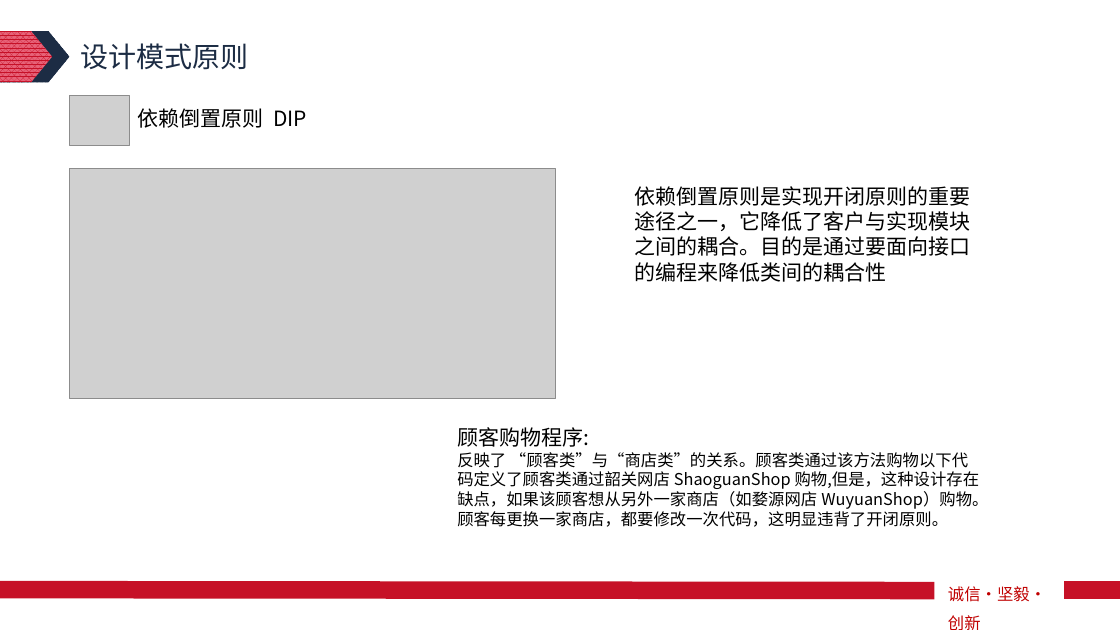
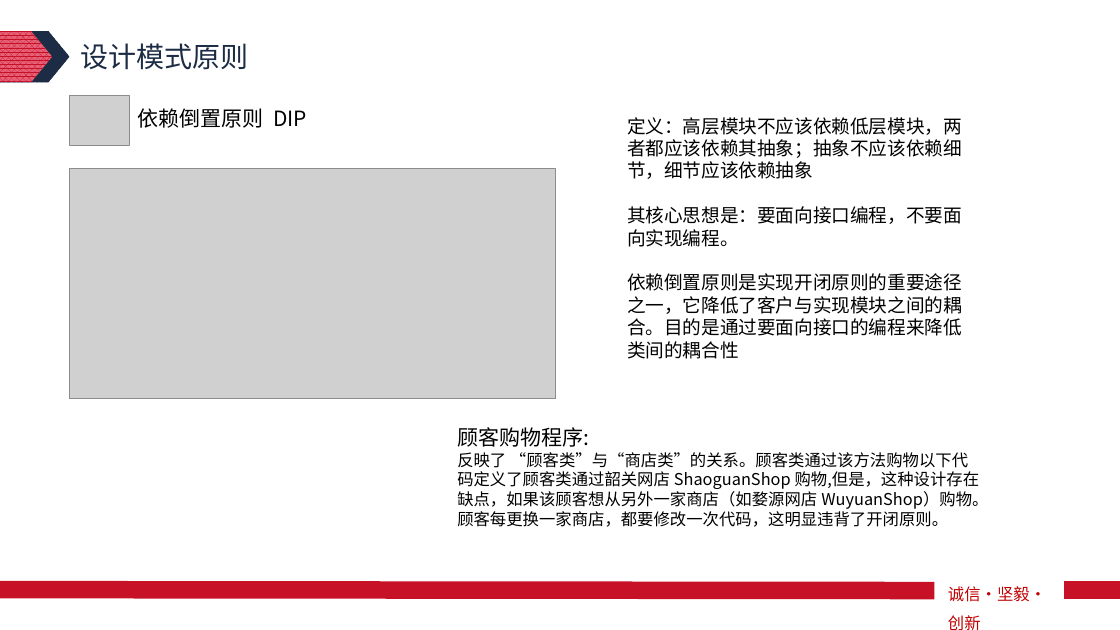
Before and after one commit to Algebrafly/algebra_demo, a slide deck: slide 10 of demo-api/src/main/resources/设计模式原则知识分享.pptx. Drawn at 1120x630 pixels with LibreOffice and Linux fonts; fonts in the diff are those of the drawing; grey boxes stand for pictures. Boxes give left, top, right and bottom in pixels: in the first picture for what was removed or moved away, otherwise in the second. Text is boxed around its words. In the diff, an @@ line names an element or a change of style, - is before the commit and + after.

```diff
--- a/demo-api/src/main/resources/设计模式原则知识分享.pptx
+++ b/demo-api/src/main/resources/设计模式原则知识分享.pptx
@@ text "定义：高层模块不应该依赖低层模块，两者都应该依赖其抽象；抽象不应该依赖细节，细节应该依赖抽象": place and size @@
-text "定义：高层模块不应该依赖低层模块，两者都应该依赖其抽象；抽象不应该依赖细节，细节应该依赖抽象" at <box>634,186,970,282</box>
+text "定义：高层模块不应该依赖低层模块，两者都应该依赖其抽象；抽象不应该依赖细节，细节应该依赖抽象" at <box>627,117,962,359</box>
@@ text at <box>627,117,962,247</box>: paragraphs added @@
+定义：高层模块不应该依赖低层模块，两者都应该依赖其抽象；抽象不应该依赖细节，细节应该依赖抽象
+其核心思想是：要面向接口编程，不要面向实现编程。
@@ text at <box>627,273,962,359</box>: size 18 to 16 pt in "依赖倒置原则是实现开闭原则的重要途径之一，它降低了客户与实现模块之间的耦合。目的是通过要面向接口的编程来降低类间的耦合性" @@
```
Also in this commit, not shown: 1 other slide changed, 5 other files.
